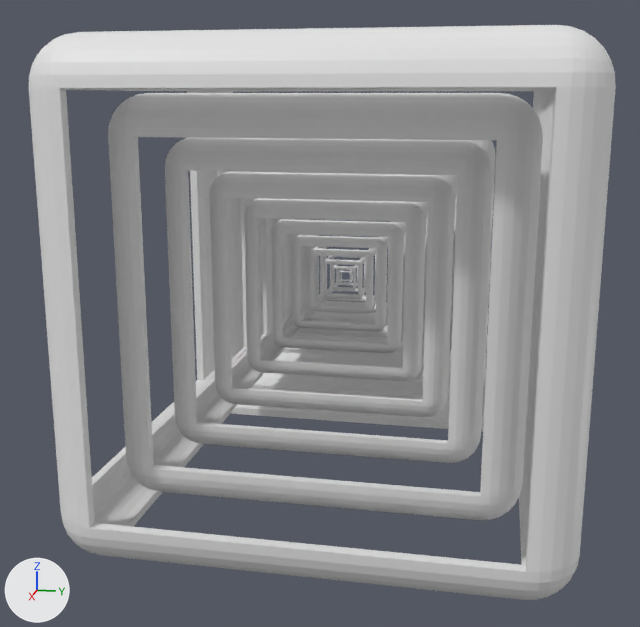
The glTF model dist/block.glb: old version first, new version second.
Camera for both pictures: a 50 mm camera at (3.84, 0.65, 0.78) aimed at (0.06, -0.1, -0.16). Every picture has the same lights, and +X, +Y and +Z are marked at lower left. Where no turn or scale is listed for an object, it has been applied to the vertices.
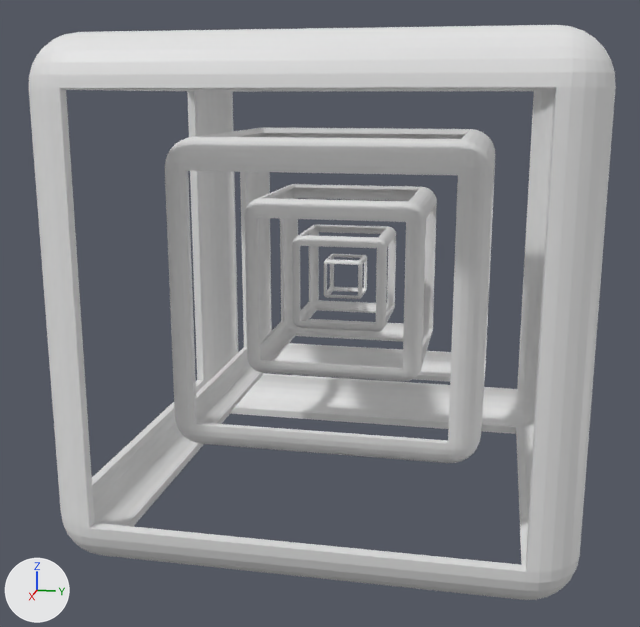
The edits, one by one:
Object 'Cube.001' (ob_cube_001) is deleted.
Object 'Cube.003' (ob_cube_003) is deleted.
Object 'Cube.005' (ob_cube_005) is deleted.
Object 'Cube.007' (ob_cube_007) is deleted.
Object 'Cube.009' (ob_cube_009) is deleted.
Object 'Cube.010' (ob_cube_010) is deleted.

Boxes (x1, y1, x2, y2) around the edits, measured in the pictures (640 x 627 px):
'Cube.001', deleted: before (108, 93, 543, 520)
'Cube.003', deleted: before (210, 172, 458, 417)
'Cube.005', deleted: before (272, 219, 406, 353)
'Cube.007', deleted: before (310, 246, 377, 314)
'Cube.009', deleted: before (333, 264, 358, 290)
'Cube.010', deleted: before (339, 269, 353, 283)
